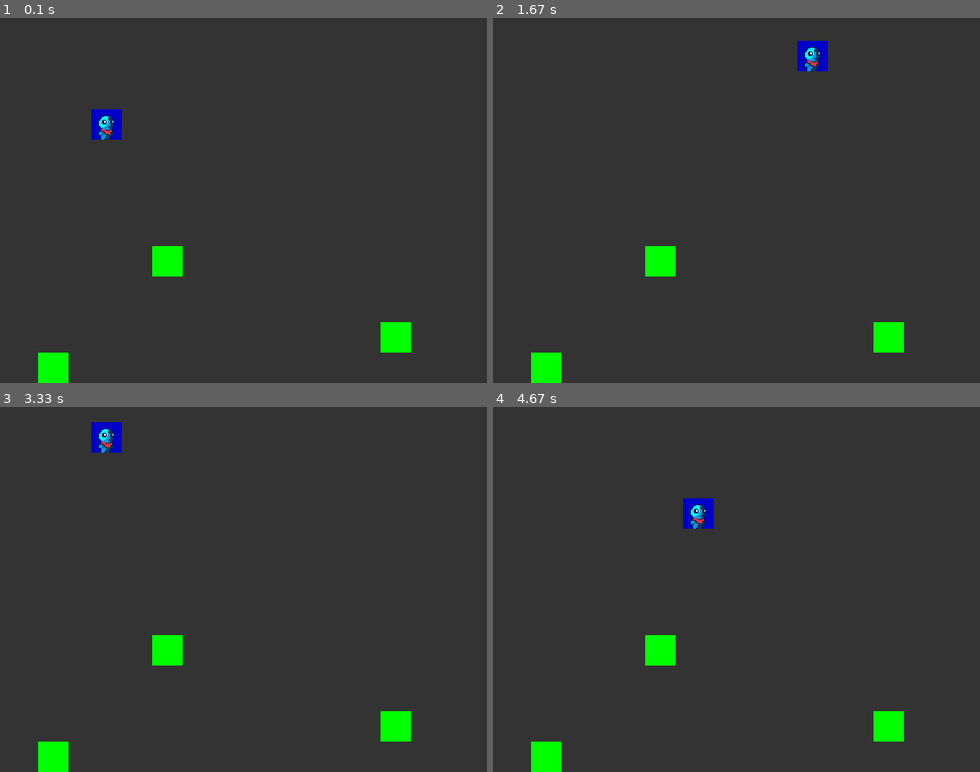
Above: before the commit, frames 1-4 (two rows, left to right).
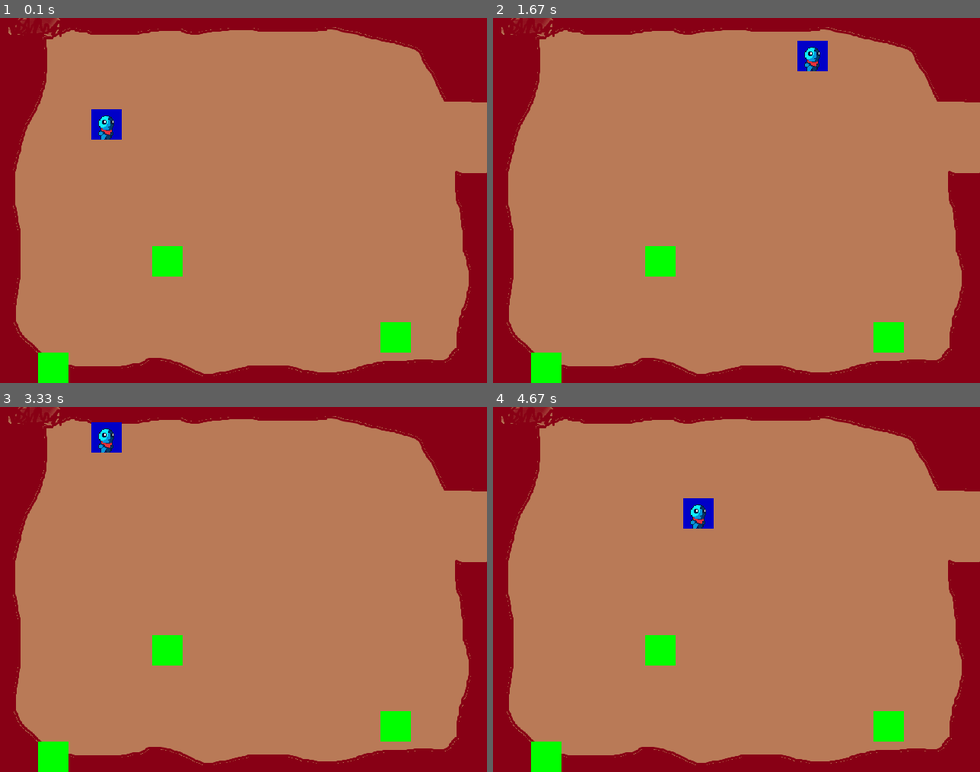
Above: after the commit, the same moments.

Repository: Lapikud/Pygame
Game: pygame game, started from main.py
Same seed, same stepped clock (60 frames per second), same inputs: the game is played once before the commit and once after it.
Inputs:
- Up to frame 1 (0.1 s): no input
- Up to frame 2 (1.67 s): hold Right 0.33-0.8 s; hold Up 0.83-1.13 s; hold Right 1.17-1.63 s
- Up to frame 3 (3.33 s): hold Left 1.67-2.2 s; hold Down 2.23-2.53 s; hold Left 2.57-2.97 s; hold Up from 3 s (still down)
- Up to frame 4 (4.67 s): release Up at 3.37 s; hold Right 3.4-4.03 s; hold Down 4.07-4.43 s; hold Left from 4.47 s (still down)

The runs differ from the first frame. In frame 1, 98% of the frame differs, in the area x 0-100%, y 0-100%; in frame 2, 98%; in frame 3, 98%; in frame 4, 98%.

Commit message:
Add background

Diff:
--- a/main.py
+++ b/main.py
@@ -18,6 +18,7 @@
         self.running = True
         self.character = Character()
         self.objects = self.create_objects()
+        self.background = pygame.image.load("backgrounds/bg1.png").convert_alpha()
 
     def create_objects(self):
         object1 = Object(200, 300, ObjectType.SOLID)
@@ -54,6 +55,7 @@
 
     def render(self):
         self.window.fill((51, 51, 51))
+        self.window.blit(self.background, (0, 0))
         pygame.draw.rect(self.window, (0, 0, 200),
                          (self.character.x, self.character.y, self.character.width, self.character.height))
         self.window.blit(self.character.img, (self.character.x, self.character.y))
Binary file added: backgrounds/bg1.png
Binary file added: backgrounds/bg2.png
